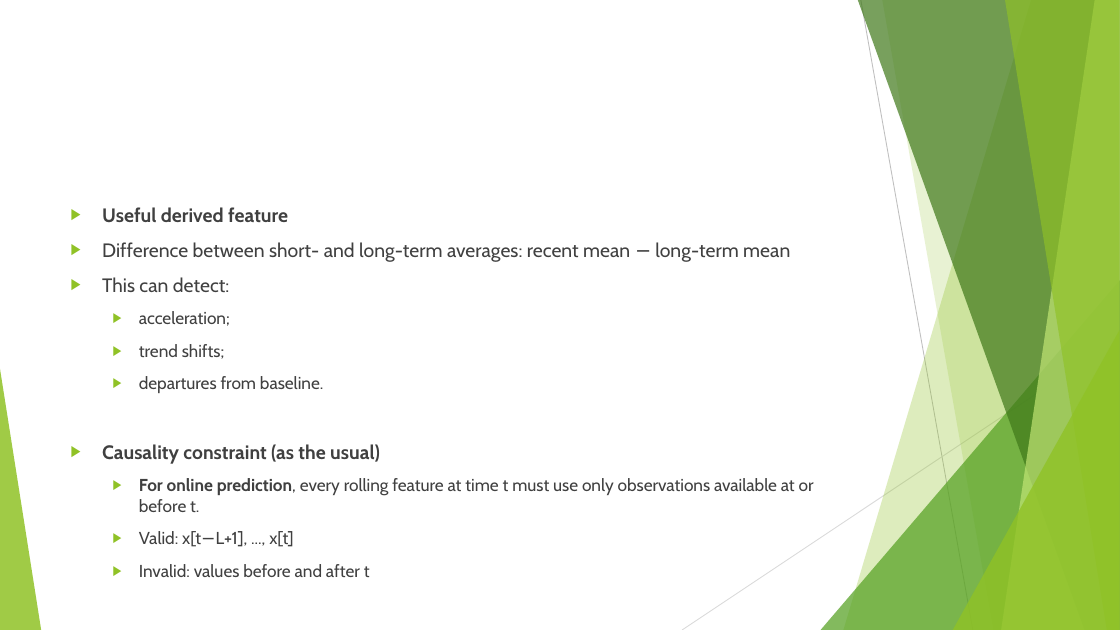
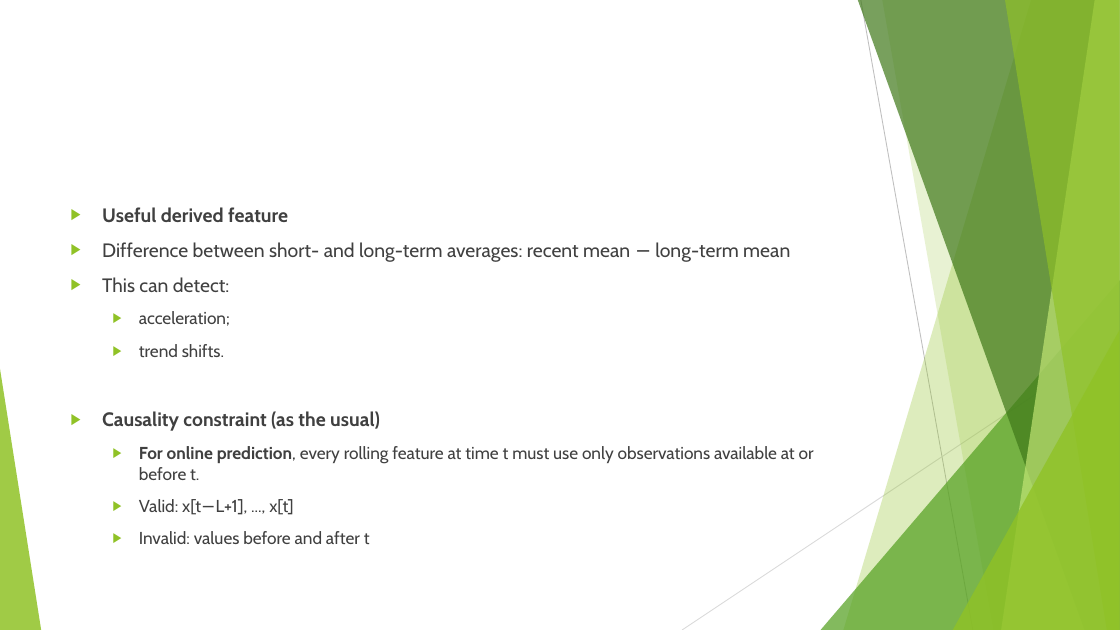
Before and after one commit to FranzGH/timeseries, a slide deck: slide 57 of Slides/03 Traditional Baselines and Feature-Based Machine Learning.pptx. Drawn at 1120x630 pixels with LibreOffice and Linux fonts; fonts in the diff are those of the drawing. Boxes give left, top, right and bottom in pixels: in the first picture for what was removed or moved away, otherwise in the second. Text is boxed around its words. In the diff, an @@ line names an element or a change of style, - is before the commit and + after.

```diff
--- a/Slides/03 Traditional Baselines and Feature-Based Machine Learning.pptx
+++ b/Slides/03 Traditional Baselines and Feature-Based Machine Learning.pptx
@@ text at (139, 344, 224, 357): text changed @@
-  ▶ trend shifts;
-  ▶ departures from baseline.
+  ▶ trend shifts.
```
Also in this commit, not shown: 16 other slides changed, 7 other files.
